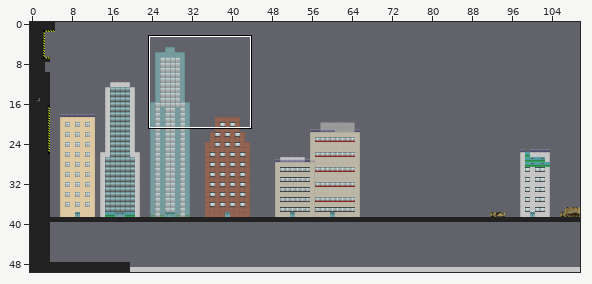
Level history. Tiled map: MagnetBoy/MagnetBoy/MagnetBoyContent/WillysMap.tmx. The first picture is a wide view before the edit; the outline marks the close-up.
Close-up. Before the commit:
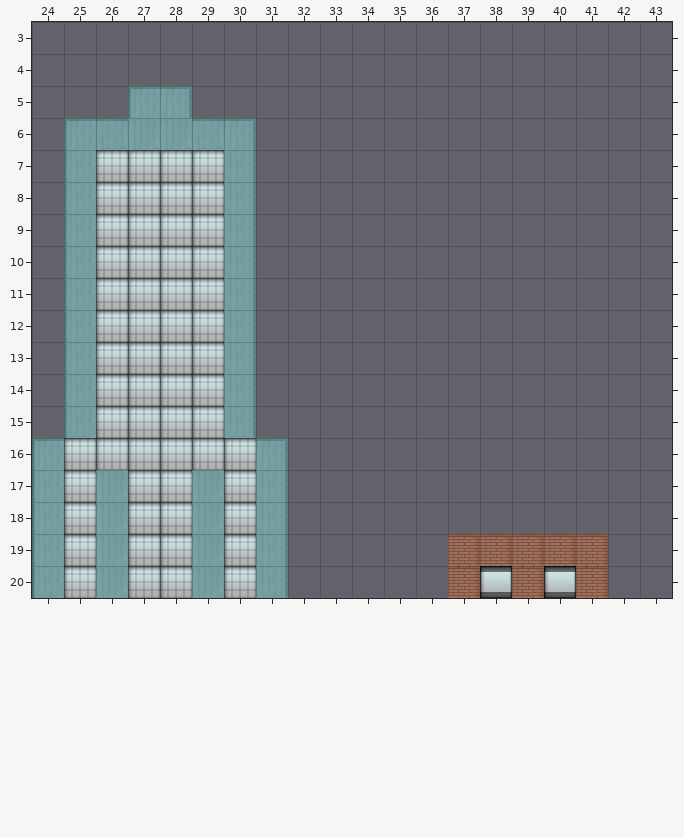
Cells are 32x32 px. Shown: x 24..43, y 3..20. The commit also changed other parts of the map, which this record leaves out. Tiles whose own drawing changed are shown in their newer look in all pictures. The old version is drawn lined up with the new one.
Now the later version:
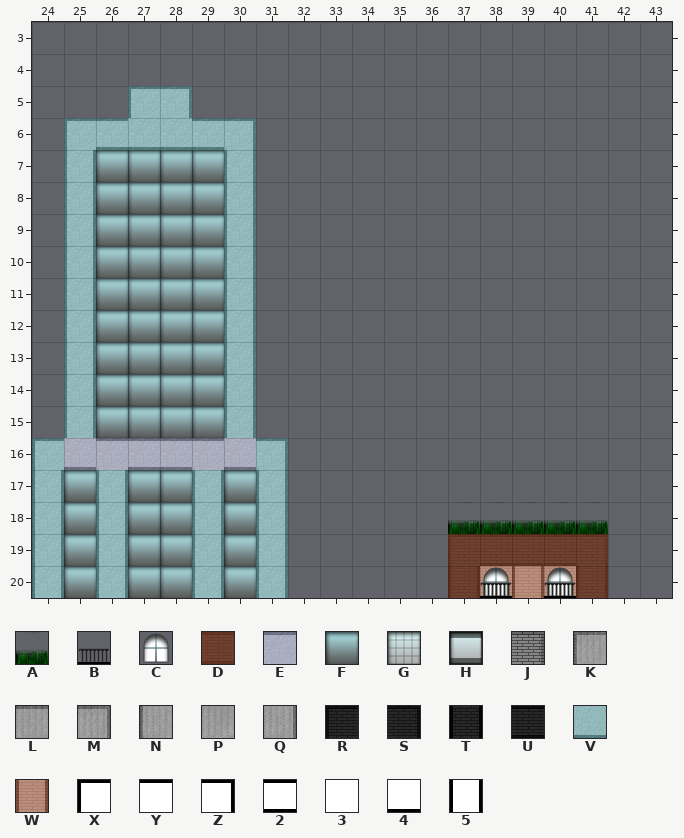
Key: from "cityDecor": A 6, B 11, C 33; from "cityPaint": D 3, E 5; from "citySheet": F 21, G 42, H 63, J 128, K 189, L 190, M 191, N 210, P 211, Q 212; from "citySolid": R 8, S 10, T 23, U 45; from "cityTexture": V 1, W 2; from "genericBlock": X 0, Y 1, Z 2, 2 4, 3 9, 4 17, 5 32.
_ is an empty cell.
Tiles of an added or newly shown layer are drawn over the layers below it.
See-through tiles are keyed as they look on the map.
The edit:
map size 200x50 -> 200x40 cells
Layer "test layer" (removed):
y 5: x 27..28 KM -> __
y 6: x 25..30 KLPPLM -> ______
y 7..15: x 25..30 NGGGGQ -> ______
y 16: x 24..31 KGGGGGGM -> ________
y 17..18: x 24..31 NGPGGPGQ -> ________
y 19: x 24..31 NGPGGPGQ -> ________; x 37..41 JJJJJ -> _____
y 20: x 24..31 NGPGGPGQ -> ________; x 37..41 JHJHJ -> _____
Layer "block" (added):
y 5: x 27..28 __ -> XZ
y 6: x 25..30 ______ -> X2442Z
y 7..15: x 25 _ -> 5; x 30 _ -> 5
y 16: x 24..31 ________ -> X4Y22Y4Z
y 17..19: x 24 _ -> 5; x 26 _ -> 5; x 29 _ -> 5; x 31 _ -> 5
y 20: x 24 _ -> 5; x 26 _ -> 5; x 29 _ -> 5; x 31 _ -> 5; x 38..40 ___ -> 353
Layer "texture" (added):
y 5: x 27..28 __ -> VV
y 6: x 25..30 ______ -> VVVVVV
y 7..15: x 25 _ -> V; x 30 _ -> V
y 16: x 24..31 ________ -> VVVVVVVV
y 17..19: x 24 _ -> V; x 26 _ -> V; x 29 _ -> V; x 31 _ -> V
y 20: x 24 _ -> V; x 26 _ -> V; x 29 _ -> V; x 31 _ -> V; x 38..40 ___ -> WWW
Layer "solid" (added):
y 19: x 37..41 _____ -> RUUUS
y 20: x 37 _ -> T; x 41 _ -> T
Layer "paint":
y 16: x 25..30 ______ -> EEEEEE
y 20: x 38 _ -> D; x 40 _ -> D
Layer "decor" (added):
y 7..15: x 26..29 ____ -> FFFF
y 17..19: x 25 _ -> F; x 27..28 __ -> FF; x 30 _ -> F
y 20: x 25 _ -> F; x 27..28 __ -> FF; x 30 _ -> F; x 38 _ -> C; x 40 _ -> C
Layer "decor2" (added):
y 18: x 37..41 _____ -> AAAAA
y 20: x 38 _ -> B; x 40 _ -> B
Changed places in both close-ups, as pixel boxes (x1, y1, x2, y2):
changed: (32, 86, 288, 598)
changed: (448, 502, 608, 598)
